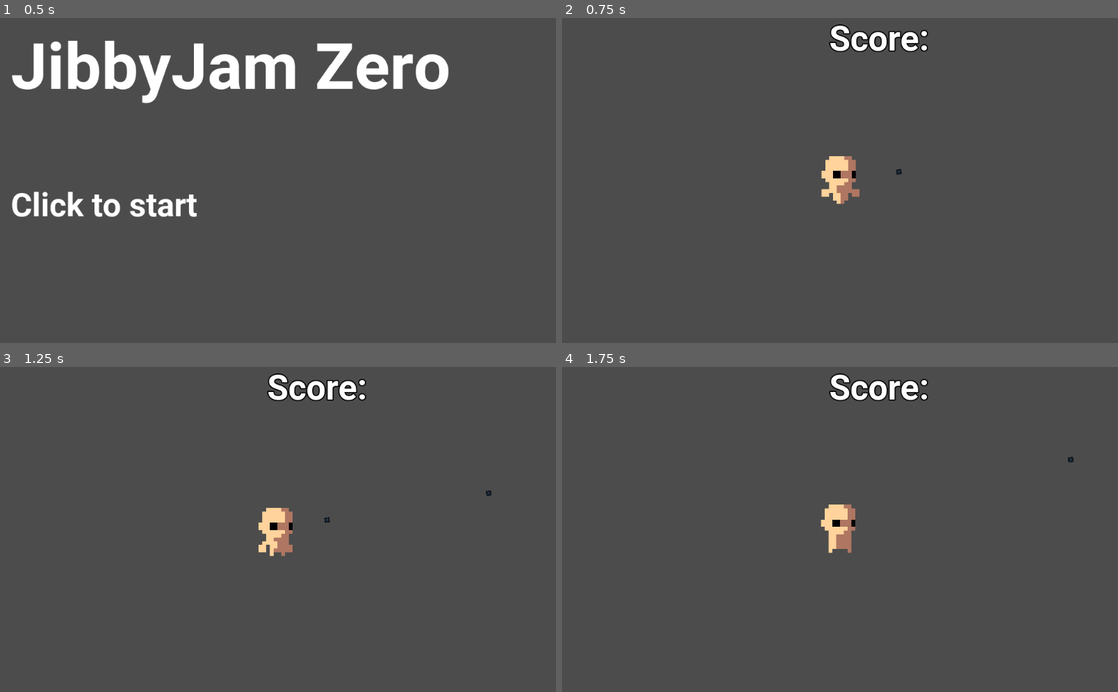
Above: before the commit, frames 1-4 (two rows, left to right).
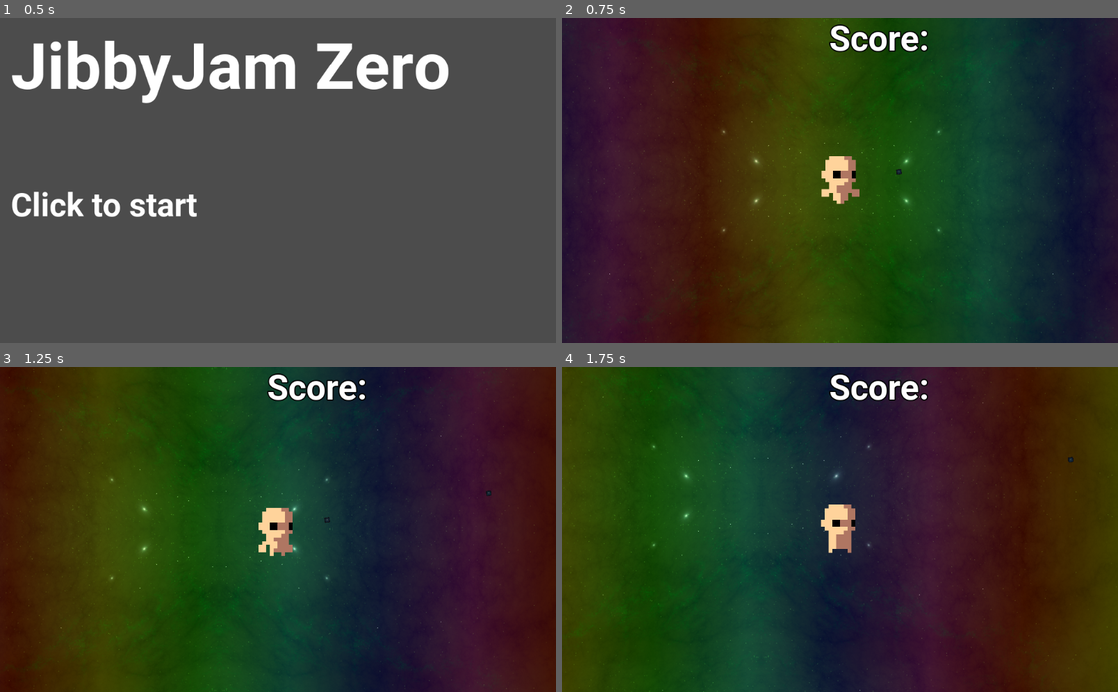
Above: after the commit, the same moments.

Repository: Jibby-Games/JibbyJam0
Game: Godot game, scene res://LaunchScreen.tscn
Two runs of this game, one before a commit and one after it. Both use one fixed random seed, a clock stepped at 60 frames per second and the inputs below. The engine's default icon, where the game draws it, is replaced by a stand-in: a white triangle on a blue panel in a dark square.
Inputs (mouse positions are in pixels of both pictures, inside the frame that each line leads up to):
- Up to frame 1 (0.5 s): no input
- Up to frame 2 (0.75 s): tap Enter at 0.5 s; move the mouse to (962, 164) at 0.52 s; press the mouse at (962, 164) at 0.53 s; hold D (right) from 0.53 s (still down)
- Up to frame 3 (1.25 s): keep holding D (right)
- Up to frame 4 (1.75 s): move the mouse to (728, 545) at 1.27 s; release D (right) at 1.28 s; release the mouse at (728, 545) at 1.28 s; hold S (down) from 1.28 s (still down); click (728, 545) at 1.35 s

Frame 1 is identical in both runs. In frame 2, 98% of the frame differs, in the area x 0-100%, y 0-100%; in frame 3, 98%; in frame 4, 98%.

Commit message:
background

Diff:
--- a/level.tscn
+++ b/level.tscn
@@ -8,6 +8,10 @@
 [ext_resource path="res://scripts/pill_spawner.gd" type="Script" id=6]
 [ext_resource path="res://music/euphoria-x1.6speed.mp3" type="AudioStream" id=7]
 [ext_resource path="res://fonts/Roboto-Bold.ttf" type="DynamicFontData" id=8]
+[ext_resource path="res://background/Green Nebula/Green_Nebula_01-1024x1024.png" type="Texture" id=9]
+
+[sub_resource type="DynamicFont" id=2]
+size = 120
 
 [sub_resource type="DynamicFont" id=1]
 size = 64
@@ -16,12 +20,45 @@
 use_filter = true
 font_data = ExtResource( 8 )
 
-[sub_resource type="DynamicFontData" id=1]
-font_path = "res://fonts/Roboto-Bold.ttf"
+[sub_resource type="Shader" id=3]
+code = "// HSV to RBG from https://www.rapidtables.com/convert/color/hsv-to-rgb.html
+// Rotation matrix from https://en.wikipedia.org/wiki/Rotation_matrix
 
-[sub_resource type="DynamicFont" id=2]
-size = 120
-font_data = SubResource( 1 )
+shader_type canvas_item;
+
+const float PI = 3.1415926535;
+
+uniform float strength: hint_range(0., 1.) = 0.5;
+uniform float speed: hint_range(0., 10.) = 0.5;
+uniform float angle: hint_range(0., 360.) = 0.;
+
+void fragment() {
+	float hue = UV.x * cos(radians(angle)) - UV.y * sin(radians(angle));
+	hue = fract(hue + fract(TIME  * speed));
+	float x = 1. - abs(mod(hue / (1./ 6.), 2.) - 1.);
+	vec3 rainbow;
+	if(hue < 1./6.){
+		rainbow = vec3(1., x, 0.);
+	} else if (hue < 1./3.) {
+		rainbow = vec3(x, 1., 0);
+	} else if (hue < 0.5) {
+		rainbow = vec3(0, 1., x);
+	} else if (hue < 2./3.) {
+		rainbow = vec3(0., x, 1.);
+	} else if (hue < 5./6.) {
+		rainbow = vec3(x, 0., 1.);
+	} else {
+		rainbow = vec3(1., 0., x);
+	}
+	vec4 color = texture(TEXTURE, UV);
+	COLOR = mix(color, vec4(rainbow, color.a), strength);
+}"
+
+[sub_resource type="ShaderMaterial" id=4]
+shader = SubResource( 3 )
+shader_param/strength = 0.183
+shader_param/speed = 0.302
+shader_param/angle = 0.0
 
 [node name="level" type="Node2D"]
 script = ExtResource( 5 )
@@ -69,5 +106,16 @@
 custom_fonts/font = SubResource( 1 )
 text = "Score: "
 
+[node name="ParallaxBackground" type="ParallaxBackground" parent="."]
+
+[node name="ParallaxLayer" type="ParallaxLayer" parent="ParallaxBackground"]
+motion_mirroring = Vector2( 2048, 2048 )
+
+[node name="Background" type="Sprite" parent="ParallaxBackground/ParallaxLayer"]
+material = SubResource( 4 )
+texture = ExtResource( 9 )
+region_enabled = true
+region_rect = Rect2( 0, 0, 4096, 4096 )
+
 [connection signal="timeout" from="pill_spawner" to="pill_spawner" method="_on_pill_spawner_timeout"]
 [connection signal="timeout" from="mob_spawner" to="mob_spawner" method="_on_mob_spawner_timeout"]
Binary file added: background/Green Nebula/Green_Nebula_01-1024x1024.png
Not shown, added: background/Green Nebula/Green_Nebula_01-1024x1024.png.import
Not shown: 1 places in level.tscn that only renumber resources
